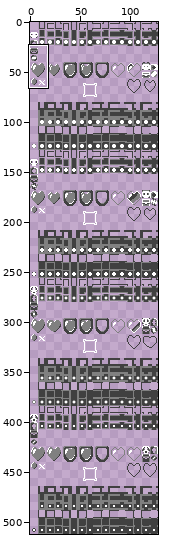
One commit to this sprite sheet: art/raw_chr/hud.png. Above, an overview of the earlier version with the close-up marked.
Close-up. The starting point:
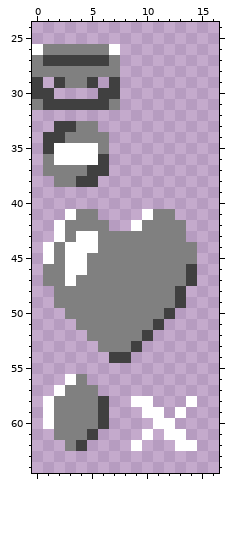
The file is 128x512 pixels. Shown: x 0..16, y 24..64. The commit also changed other parts of the picture, which this record leaves out.
And afterwards:
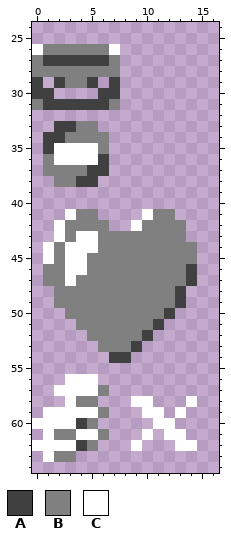
Palette (. is transparent): A #404040  B #808080  C #ffffff
Change:
y 56: x 4..5 B. -> CC
y 57: x 3..6 BBB. -> CCCB
y 58: x 1..3 CBB -> ..C; x 6 A -> .
y 59: x 2..6 BBBBA -> CCCCB
y 60: x 0 . -> C; x 2..4 BBB -> CCA; x 6 A -> .
y 61: x 1 . -> C; x 4..6 BA. -> CCB
y 62: x 0..3 ...B -> CCCC; x 5 . -> B
y 63: x 1..3 ... -> CBB
